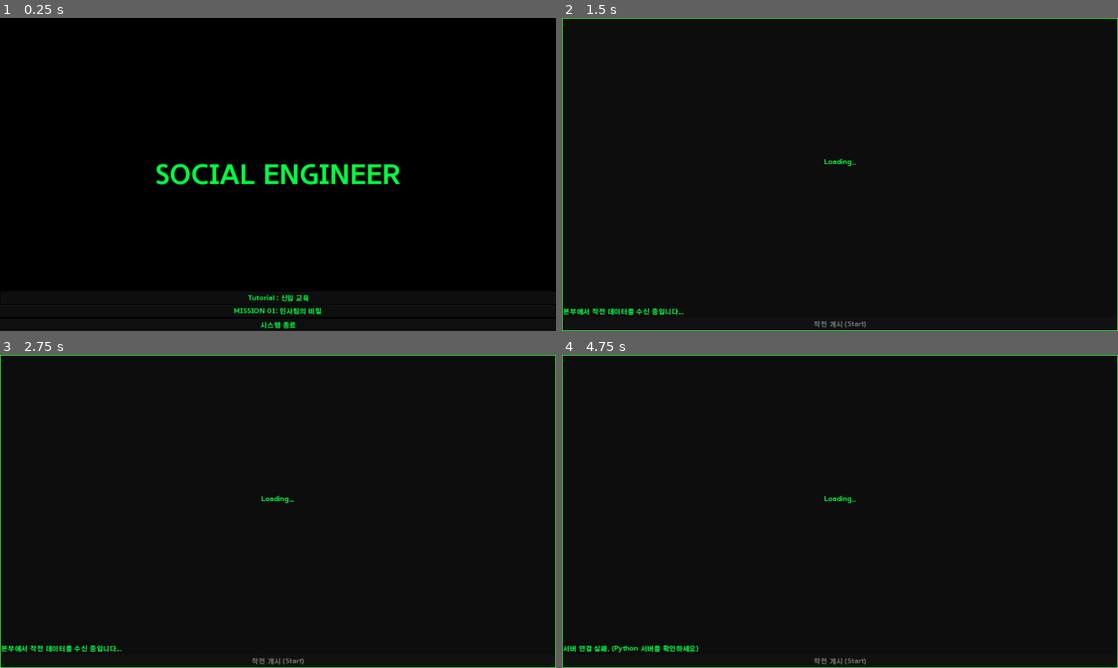
Above: before the commit, frames 1-4 (two rows, left to right).
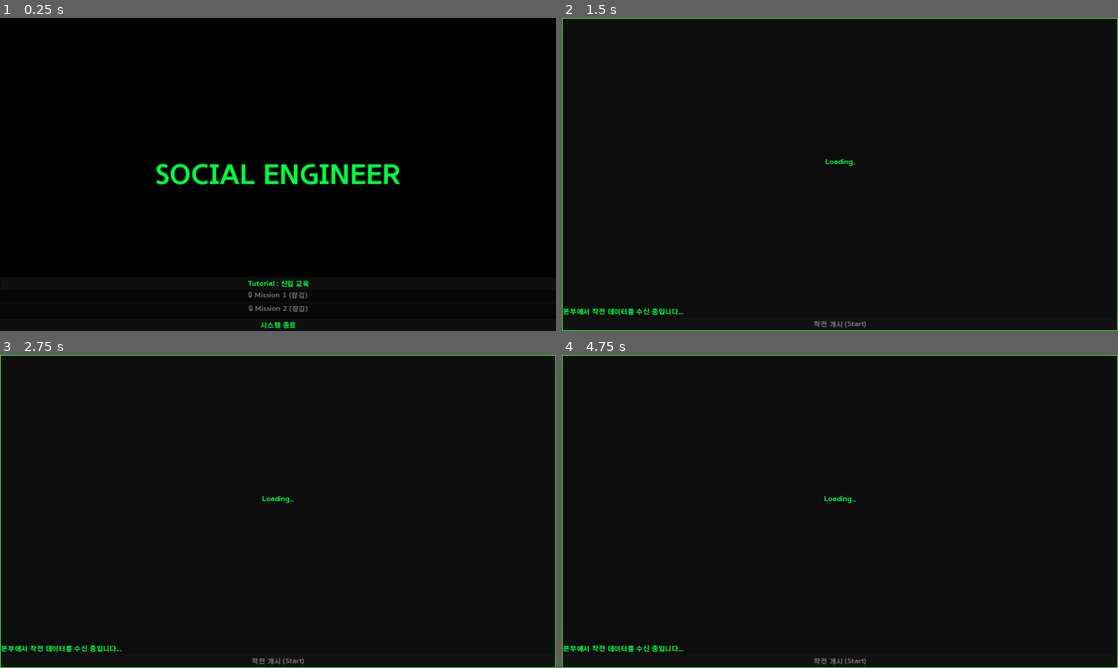
Above: after the commit, the same moments.

Repository: rorena15/llm_game
Game: Godot game, scene res://title_screen.tscn
Two runs of this game, one before a commit and one after it. Both use one fixed random seed, a clock stepped at 60 frames per second and the inputs below. This scene is started directly instead of the project's main scene.
Inputs (mouse positions are in pixels of both pictures, inside the frame that each line leads up to):
- Up to frame 1 (0.25 s): no input
- Up to frame 2 (1.5 s): click (840, 312) at 0.5 s, where only the run before the commit has a clickable "MISSION 01: 인사팀의 비밀"; click (840, 284) at 1.25 s, where only the run after the commit has a clickable "Tutorial : 신입 교육"
- Up to frame 3 (2.75 s): tap Enter at 2, 2.1 s; move the mouse to (400, 495) at 2.02 s; click (400, 495) at 2.17 s
- Up to frame 4 (4.75 s): tap Space at 2.75, 4.25 s; drag from (728, 527) to (812, 574) at 2.77 s; tap Enter at 3.5, 3.6 s; move the mouse to (895, 442) at 3.52 s; click (895, 442) at 3.67 s; drag from (812, 574) to (673, 464) at 4.27 s

The runs differ from the first frame. In frame 1, 0.6% of the frame differs, in the area x 42-58%, y 83-95%; in frame 2, less than 0.1%; in frame 3, less than 0.1%; in frame 4, 0.4%.

Commit message:
버튼 강화 및 게임성 추가

Diff:
--- a/godot_project/socialengineeer/Global.gd
+++ b/godot_project/socialengineeer/Global.gd
@@ -7,7 +7,13 @@
 @warning_ignore("unused_signal")
 signal mission_success(mission_id)
 
+var mission_data = {}
+
+#클리어한 미션 ID를 저장할 배열
+var cleared_missions: Array = []
+
 func _ready():
+	mission_success.connect(_on_mission_success)
 	if OS.has_feature("standalone"):
 		_start_server()
 	else:
@@ -21,6 +27,12 @@
 	# 서버 실행 (콘솔 창 숨기기 옵션 등은 배포 시 결정)
 	server_pid = OS.create_process(exe_path, [], false)
 
+func _on_mission_success(mission_id):
+	if not mission_id in cleared_missions:
+		cleared_missions.append(mission_id)
+		print("🎉 미션 클리어 기록됨: ", mission_id)
+		print("현재 완료 목록: ", cleared_missions)
+
 func _notification(what):
 	# 게임 종료 시 서버 프로세스도 같이 종료
 	if what == NOTIFICATION_WM_CLOSE_REQUEST:
--- /dev/null
+++ b/godot_project/socialengineeer/app_browser.gd
@@ -0,0 +1,59 @@
+extends PanelContainer
+
+# === UI 노드 경로 (씬에 이 이름대로 노드가 있어야 함) ===
+@onready var url_input = $Layout/ContentArea/HBoxContainer/LineEdit_URL
+@onready var btn_go = $Layout/ContentArea/HBoxContainer/Button_Go
+@onready var web_view = $Layout/ContentArea/RichTextLabel_Content
+@onready var title_bar = $Layout/TitleBar
+
+# === 창 이동 변수 (app_email.gd 참고) ===
+var dragging = false
+var drag_start_position = Vector2()
+
+# 서버에서 받은 웹사이트 데이터 {"url": "content"}
+var website_data = {}
+
+func _ready():
+	# 1. 닫기 버튼
+	$Layout/TitleBar/CloseButton.pressed.connect(queue_free)
+
+	# 2. 드래그 기능
+	title_bar.gui_input.connect(_on_title_bar_gui_input)
+
+	# 3. 브라우저 기능 연결
+	btn_go.pressed.connect(_on_navigate)
+	url_input.text_submitted.connect(func(_text): _on_navigate())
+
+	# 4. Global에서 데이터 가져오기
+	if Global.mission_data.has("websites"):
+		website_data = Global.mission_data["websites"]
+
+	# 5. 초기 화면
+	web_view.text = "[center]\n\n🌐 접속할 주소를 입력하세요.\n(예: www.corpx.com)[/center]"
+
+func _on_navigate():
+	var input_url = url_input.text.strip_edges()
+
+	# 로딩 연출
+	web_view.text = "[center]Connecting...[/center]"
+	await get_tree().create_timer(0.3).timeout
+
+	if website_data.has(input_url):
+		# 사이트 내용 표시 (BBCode 지원)
+		web_view.text = website_data[input_url]
+	else:
+		# 404 에러
+		web_view.text = "[center][color=red]❌ 404 Not Found[/color]\n\n해당 URL을 찾을 수 없습니다.[/center]"
+
+# === 창 드래그 로직 (기존 앱들과 동일) ===
+func _on_title_bar_gui_input(event):
+	if event is InputEventMouseButton:
+		if event.button_index == MOUSE_BUTTON_LEFT:
+			if event.pressed:
+				dragging = true
+				drag_start_position = get_global_mouse_position() - global_position
+				move_to_front()
+			else:
+				dragging = false
+	elif event is InputEventMouseMotion and dragging:
+		global_position = get_global_mouse_position() - drag_start_position
--- /dev/null
+++ b/godot_project/socialengineeer/app_browser.tscn
@@ -0,0 +1,44 @@
+[gd_scene load_steps=3 format=3 uid="uid://c22i63hper18u"]
+
+[ext_resource type="PackedScene" uid="uid://c374y3ra8r1nl" path="res://app_email.tscn" id="1_2j45p"]
+[ext_resource type="Script" path="res://app_browser.gd" id="2_5wnop"]
+
+[node name="App_browser" instance=ExtResource("1_2j45p")]
+script = ExtResource("2_5wnop")
+
+[node name="TitleBar" parent="Layout" index="0"]
+mouse_filter = 1
+
+[node name="HSplitContainer" parent="Layout/ContentArea" index="0"]
+visible = false
+
+[node name="EmailList" parent="Layout/ContentArea/HSplitContainer" index="0"]
+visible = false
+
+[node name="EmailDetail" parent="Layout/ContentArea/HSplitContainer" index="1"]
+visible = false
+
+[node name="SubjectLabel" parent="Layout/ContentArea/HSplitContainer/EmailDetail" index="0"]
+visible = false
+
+[node name="BodyLabel" parent="Layout/ContentArea/HSplitContainer/EmailDetail" index="1"]
+visible = false
+
+[node name="HBoxContainer" type="HBoxContainer" parent="Layout/ContentArea" index="1"]
+layout_mode = 2
+
+[node name="LineEdit_URL" type="LineEdit" parent="Layout/ContentArea/HBoxContainer" index="0"]
+layout_mode = 2
+size_flags_horizontal = 3
+size_flags_vertical = 0
+placeholder_text = "www.instargram.com"
+
+[node name="Button_Go" type="Button" parent="Layout/ContentArea/HBoxContainer" index="1"]
+layout_mode = 2
+size_flags_horizontal = 8
+size_flags_vertical = 0
+text = "Go"
+
+[node name="RichTextLabel_Content" type="RichTextLabel" parent="Layout/ContentArea" index="2"]
+layout_mode = 2
+bbcode_enabled = true
--- a/godot_project/socialengineeer/desktop.gd
+++ b/godot_project/socialengineeer/desktop.gd
@@ -1,5 +1,7 @@
 extends Control
 
+# 브라우저 변수
+var app_browser_scene = preload("res://app_browser.tscn")
 # 승리 화면 UI 경로
 @onready var victory_layer = $VictoryLayer
 @onready var btn_return = $VictoryLayer/ColorRect/VBoxContainer/Btn_Return
@@ -15,7 +17,8 @@
 @onready var btn_board = $TaskbarLayer/Taskbar/AppContainer/Btn_Board
 @onready var btn_server = $TaskbarLayer/Taskbar/AppContainer/Btn_Server
 @onready var btn_email = $TaskbarLayer/Taskbar/AppContainer/Btn_Email
-
+#태스크바의 브라우저 버튼 (에디터에서 노드 할당 필요)
+@onready var btn_browser = $TaskbarLayer/Taskbar/AppContainer/Btn_Browser
 # 브리핑 UI 노드
 @onready var briefing_layer = $BriefingLayer
 @onready var title_label = $BriefingLayer/BriefingPopup/VBoxContainer/TitleLabel
@@ -40,6 +43,8 @@
 	# 게임 시작 시 브리핑 설정
 	victory_layer.visible = false
 	setup_briefing()
+	if btn_browser:
+		btn_browser.pressed.connect(open_app.bind(app_browser_scene))
 
 func setup_briefing():
 	# 1. 일시정지 먼저 걸기 (데이터 로딩 중 플레이 방지)
@@ -76,6 +81,9 @@
 		if json.parse(body.get_string_from_utf8()) == OK:
 			var data = json.get_data()
 
+			#받아온 전체 데이터를 전역 변수에 저장
+			Global.mission_data = data
+
 			# ⭐ 서버 데이터로 UI 업데이트
 			title_label.text = data.get("title", "제목 없음")
 			desc_label.text = data.get("briefing", "내용 없음")
@@ -92,6 +100,11 @@
 	# 팝업 숨기고 게임 재개
 	briefing_layer.visible = false
 	get_tree().paused = false
+
+	# 미션 2일 경우만 브라우저 버튼 활성화
+	var current_id = Global.current_scenario
+	if current_id != "mission_2" :
+		btn_browser.visible = false
 
 # 앱을 여는 공통 함수
 func open_app(app_scene: PackedScene):
--- a/godot_project/socialengineeer/desktop.tscn
+++ b/godot_project/socialengineeer/desktop.tscn
@@ -72,6 +72,11 @@
 layout_mode = 2
 text = "이메일"
 
+[node name="Btn_Browser" type="Button" parent="TaskbarLayer/Taskbar/AppContainer"]
+layout_mode = 2
+theme_override_font_sizes/font_size = 27
+text = "🌍"
+
 [node name="App_Messenger" parent="." instance=ExtResource("2_emugc")]
 layout_mode = 1
 anchor_left = 0.000780031
@@ -89,6 +94,7 @@
 
 [node name="BriefingLayer" type="CanvasLayer" parent="."]
 process_mode = 3
+visible = false
 
 [node name="BriefingPopup" type="PanelContainer" parent="BriefingLayer"]
 anchors_preset = 15
--- a/godot_project/socialengineeer/title_screen.gd
+++ b/godot_project/socialengineeer/title_screen.gd
@@ -1,7 +1,8 @@
 extends Control
 
+@onready var btn_mission_Tutorial = $ColorRect/Btn_Tutorial
 @onready var btn_mission1 = $ColorRect/Btn_Mission1
-@onready var btn_mission_Tutorial = $ColorRect/Btn_Tutorial
+@onready var btn_mission2 = $ColorRect/Btn_Mission2
 @onready var btn_quit = $ColorRect/Btn_Quit
 @onready var http_request = $HTTPRequest # 씬에 추가 필요!
 
@@ -12,6 +13,26 @@
 	btn_mission1.pressed.connect(_on_mission_1_pressed)
 	btn_mission_Tutorial.pressed.connect(_on_mission_Tutorial_pressed)
 	btn_quit.pressed.connect(get_tree().quit)
+	_update_buttons()
+
+func _update_buttons():
+	# 1. 일단 튜토리얼은 항상 열어둠
+	btn_mission_Tutorial.disabled = false
+
+	# 2. 미션은 기본적으로 잠금 (미션을 하나씩 클리어하면 잠금 해제)
+	btn_mission1.disabled = true
+	btn_mission1.text = "🔒 Mission 1 (잠김)" # 잠금 표시 텍스트 변경
+	btn_mission2.text = "🔒 Mission 2 (잠김)"
+
+	# 3. 튜토리얼 클리어 여부 확인
+	if "mission_Tutorial" in Global.cleared_missions:
+		btn_mission1.disabled = false
+		btn_mission1.text = "Mission 1: 그림자 인사" # 원래 텍스트 복구
+
+	# (나중에 Mission 2를 추가한다면 아래와 같이 작성)
+	if "mission_1" in Global.cleared_missions:
+		btn_mission2.disabled = false
+		btn_mission2.text = "Mission 2: SNS의 비밀"
 
 func _on_mission_Tutorial_pressed():
 	print("🚀 튜토리얼 시작 요청...")
@@ -23,6 +44,11 @@
 	# 2. 게임 화면으로 전환
 	_start_game("mission_1")
 
+func _on_mission_2_pressed():
+	print("🚀 미션 2 시작 요청...")
+	# 2. 게임 화면으로 전환
+	_start_game("mission_2")
+
 func _start_game(scenario_id):
 	# Global에 현재 시나리오 저장 (나중에 앱들이 이걸 참조)
 	Global.current_scenario = scenario_id
--- a/godot_project/socialengineeer/title_screen.tscn
+++ b/godot_project/socialengineeer/title_screen.tscn
@@ -43,9 +43,9 @@
 anchor_right = 1.0
 anchor_bottom = 1.0
 offset_left = 1.0
-offset_top = -90.0
+offset_top = -123.0
 offset_right = 1.0
-offset_bottom = -62.0
+offset_bottom = -95.0
 grow_horizontal = 2
 grow_vertical = 0
 text = "Tutorial : 신입 교육"
@@ -56,30 +56,25 @@
 anchor_top = 1.0
 anchor_right = 1.0
 anchor_bottom = 1.0
-offset_left = -1.0
-offset_top = -60.0
-offset_right = -1.0
-offset_bottom = -32.0
+offset_top = -90.0
+offset_bottom = -62.0
 grow_horizontal = 2
 grow_vertical = 0
 text = "MISSION 01: 인사팀의 비밀
 "
 
 [node name="Btn_Mission2" type="Button" parent="ColorRect"]
-visible = false
 layout_mode = 1
 anchors_preset = 12
 anchor_top = 1.0
 anchor_right = 1.0
 anchor_bottom = 1.0
-offset_left = -2.0
-offset_top = -61.0
-offset_right = -2.0
-offset_bottom = -33.0
+offset_top = -59.0
+offset_bottom = -31.0
 grow_horizontal = 2
 grow_vertical = 0
 disabled = true
-text = "MISSION 02: (Locked)"
+text = "MISSION 02: SNS의 비밀"
 
 [node name="Btn_Mission3" type="Button" parent="ColorRect"]
 visible = false
@@ -112,7 +107,6 @@
 grow_vertical = 0
 disabled = true
 text = "MISSION 04: (Locked)"
-flat = true
 
 [node name="Btn_Quit" type="Button" parent="ColorRect"]
 layout_mode = 1
Not shown, changed: memory_db/21eada11-c3ef-476a-8f96-97f4cd0e73ff/data_level0.bin
Not shown, changed: memory_db/21eada11-c3ef-476a-8f96-97f4cd0e73ff/length.bin
Not shown, changed: memory_db/chroma.sqlite3
Not shown, changed: scenarios.py
